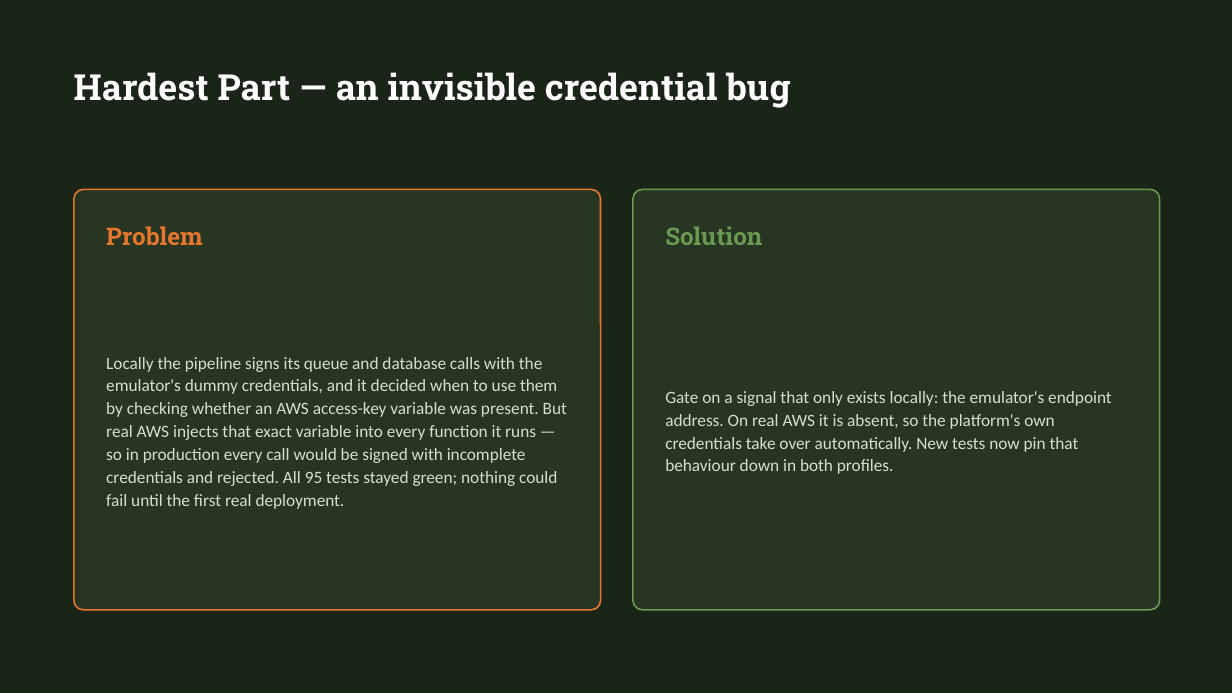
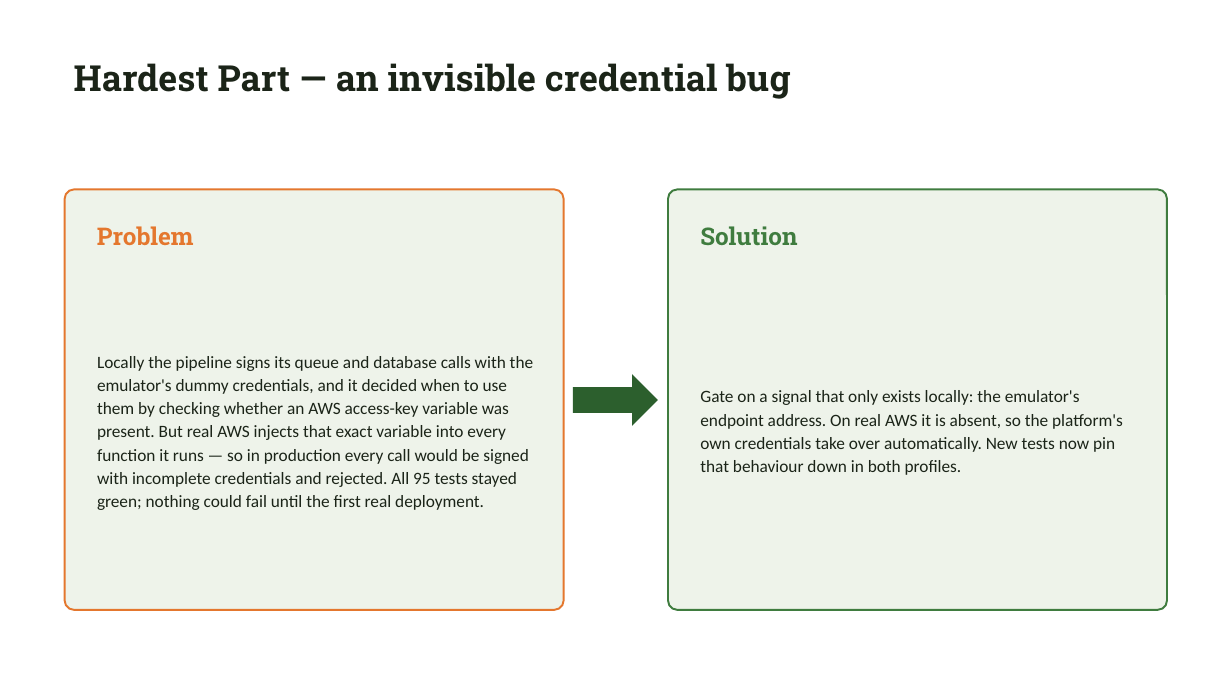
Before and after one commit to valletivarish/FEC_version_2, a slide deck: slide 4 of ppt/DeekondaRakshan_X25180754_wildfire-forest-monitoring.pptx. Drawn at 1232x693 pixels with LibreOffice and Linux fonts; fonts in the diff are those of the drawing. Boxes give left, top, right and bottom in pixels: in the first picture for what was removed or moved away, otherwise in the second. Text is boxed around its words. In the diff, an @@ line names an element or a change of style, - is before the commit and + after.

```diff
--- a/ppt/DeekondaRakshan_X25180754_wildfire-forest-monitoring.pptx
+++ b/ppt/DeekondaRakshan_X25180754_wildfire-forest-monitoring.pptx
@@ background #1A2418 to #FFFFFF @@
@@ text "Hardest Part — an invisible ...": place and size @@
-text "Hardest Part — an invisible ..." at box(74, 72, 790, 108)
+text "Hardest Part — an invisible ..." at box(74, 63, 790, 99)
@@ text "Hardest Part — an invisible ..." at box(74, 63, 790, 99): text colour #FFFFFF to #1B2418 @@
@@ rounded rectangle: place and size @@
-rounded rectangle at box(74, 189, 601, 610)
+rounded rectangle at box(65, 189, 564, 610)
@@ rounded rectangle at box(65, 189, 564, 610): fill #273522 to #EEF3EA; outline #E4772E 1.25 pt to #E4772E 1.5 pt @@
@@ rounded rectangle: place and size @@
-rounded rectangle at box(633, 189, 1160, 610)
+rounded rectangle at box(668, 189, 1167, 610)
@@ rounded rectangle at box(668, 189, 1167, 610): fill #273522 to #EEF3EA; outline #6A9A52 1.25 pt to #3F7C3F 1.5 pt @@
@@ text "Problem": place and size @@
-text "Problem" at box(106, 226, 203, 245)
+text "Problem" at box(97, 226, 194, 245)
@@ text "Solution": place and size @@
-text "Solution" at box(665, 226, 762, 245)
+text "Solution" at box(700, 226, 797, 245)
@@ text "Solution" at box(700, 226, 797, 245): text colour #6A9A52 to #3F7C3F @@
@@ text "Locally the pipeline signs its ...": place and size @@
-text "Locally the pipeline signs its ..." at box(106, 357, 567, 509)
+text "Locally the pipeline signs its ..." at box(97, 356, 533, 510)
@@ text "Locally the pipeline signs its ..." at box(97, 356, 533, 510): text colour #D3E1CB to #1B2418; line spacing 1.1 to 1.12 @@
@@ text "Gate on a signal that ..." at box(700, 390, 1123, 475): text colour #D3E1CB to #1B2418; line spacing 1.1 to 1.12 @@
@@ text "Gate on a signal that ...": place and size @@
-text "Gate on a signal that ..." at box(665, 391, 1111, 474)
+text "Gate on a signal that ..." at box(700, 390, 1123, 475)
@@ right arrow added at box(573, 374, 658, 426), fill #2C5F2D @@
```
Also in this commit, not shown: 25 other files.
